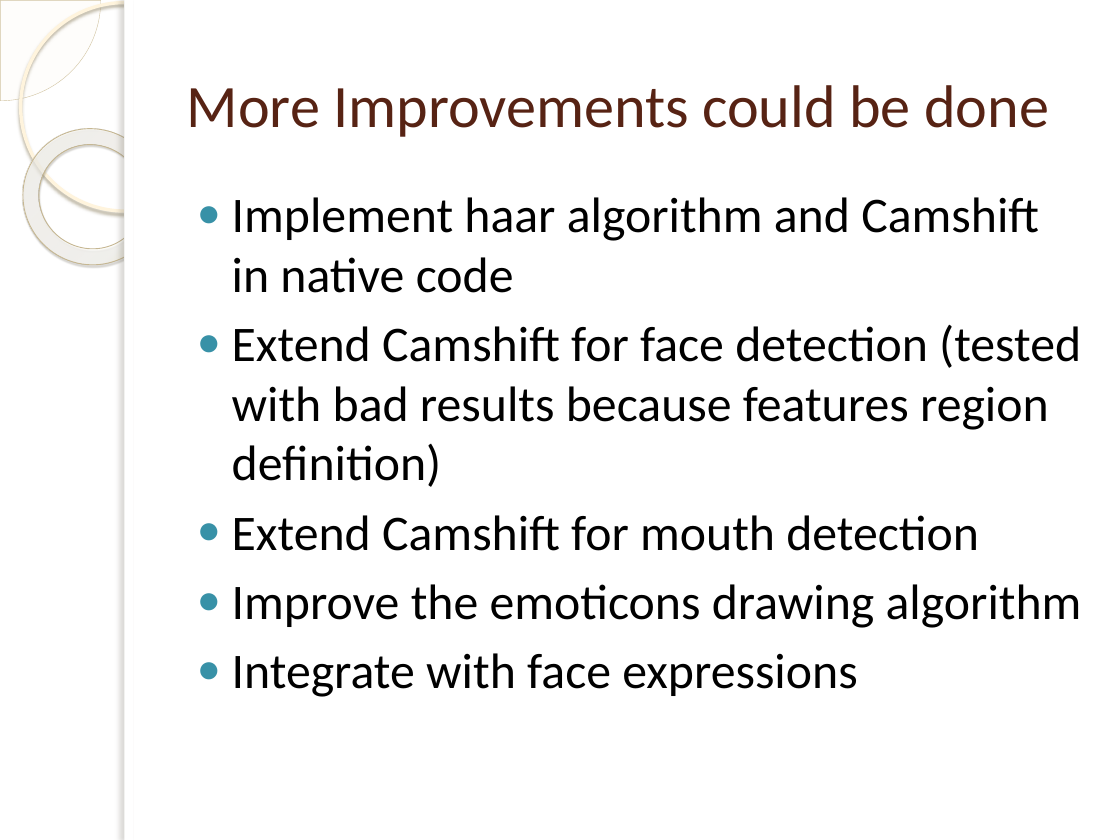
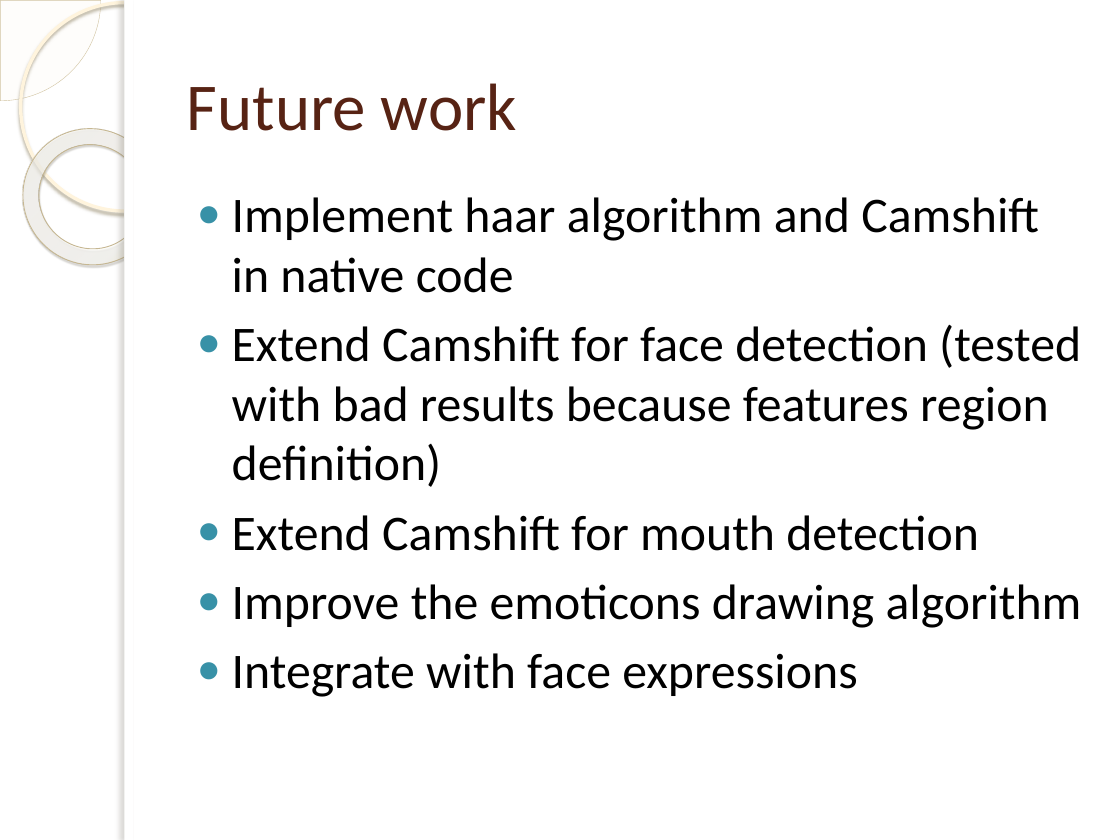
Before and after one commit to desperado1992/ivandroid, a slide deck: slide 14 of Presentacion/doc/EMOTICONIZER.pptx. Drawn at 1120x840 pixels with LibreOffice and Linux fonts; fonts in the diff are those of the drawing; background and template pictures are left out. Boxes give left, top, right and bottom in pixels: in the first picture for what was removed or moved away, otherwise in the second. Text is boxed around its words. In the diff, an @@ line names an element or a change of style, - is before the commit and + after.

```diff
--- a/Presentacion/doc/EMOTICONIZER.pptx
+++ b/Presentacion/doc/EMOTICONIZER.pptx
@@ title at bbox=[187, 83, 517, 131]: text changed; size 38.7 to 43 pt @@
-More Improvements could be done
+Future work
```
Also in this commit, not shown: 2 other slides changed.
